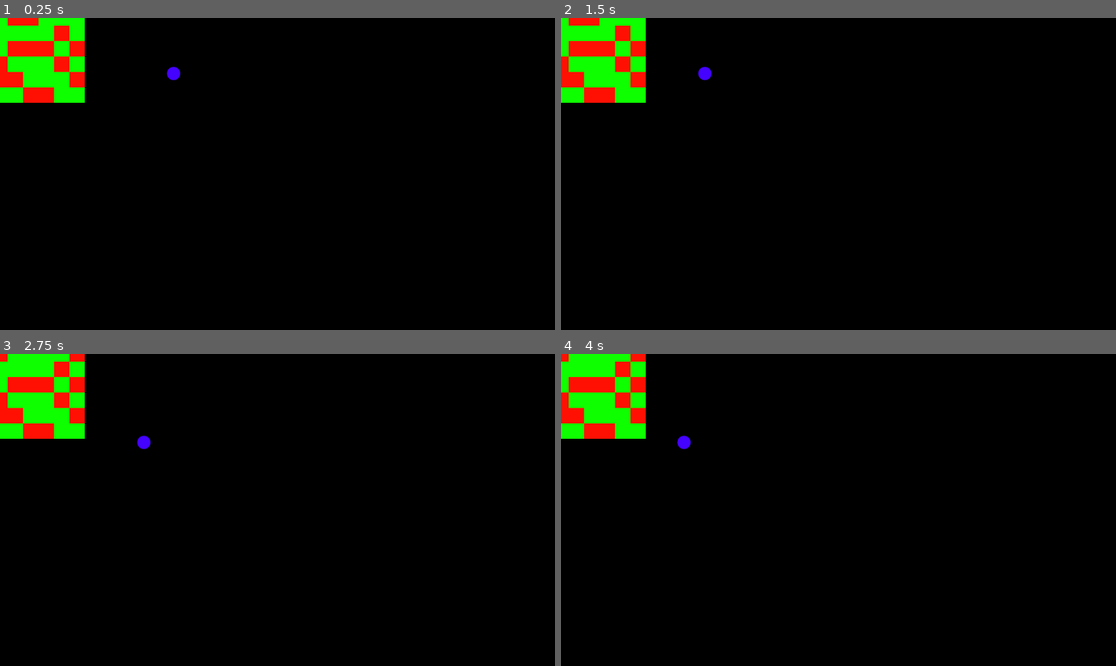
Above: before the commit, frames 1-4 (two rows, left to right).
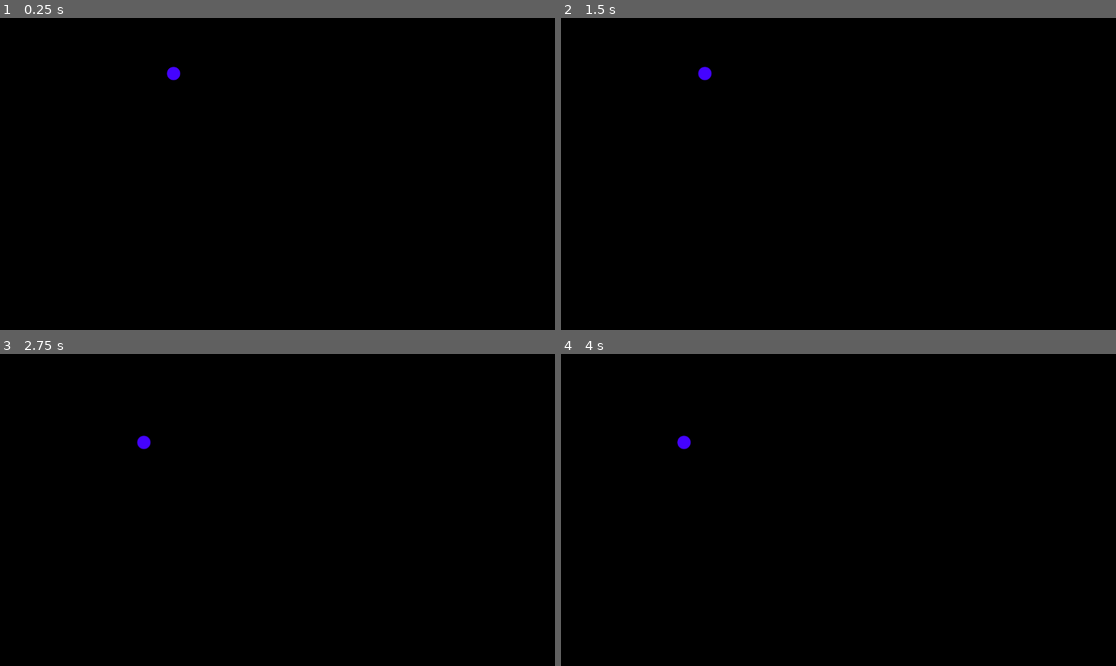
Above: after the commit, the same moments.

Repository: AthertonRoamer/GodotRumble0
Game: Godot game, scene res://world.tscn
Two runs of this game, one before a commit and one after it. Both use one fixed random seed, a clock stepped at 60 frames per second and the inputs below.
Inputs:
- Up to frame 1 (0.25 s): no input
- Up to frame 2 (1.5 s): tap Enter at 0.5 s; hold A (a) 0.53-1.28 s; tap D (d) at 0.8, 1.35 s
- Up to frame 3 (2.75 s): tap S (s) at 1.55 s; tap Space at 2 s; hold S (s) from 2.03 s (still down); tap W (w) at 2.3 s
- Up to frame 4 (4 s): release S (s) at 2.78 s; tap W (w) at 2.85 s; tap A (a) at 3.05 s; tap Enter at 3.5 s; hold A (a) from 3.53 s (still down); tap D (d) at 3.8 s

The runs differ from the first frame. In frame 1, 4.1% of the frame differs, in the area x 0-16%, y 0-28%; in frame 2, 4.1%; in frame 3, 4.1%; in frame 4, 4.1%.
Error after the commit: Parse Error: Expected indented block after function declaration. (res://tile.gd:55)

Commit message:
Added new textures to tiles.

Diff:
--- a/GodotRumbleProject/data.gd
+++ b/GodotRumbleProject/data.gd
@@ -1,8 +1,12 @@
 extends Node
 
+enum{
+	SAFE,
+	DANGER
+}
 
 var player : Node
 var map : Node
 var label : Label
 
-var state_count = 2
+var state_count = 4
--- a/GodotRumbleProject/tile.gd
+++ b/GodotRumbleProject/tile.gd
@@ -3,29 +3,38 @@
 var safe_image = preload("res://filler_art/filler_safe_tile.png")
 var hole_image = preload("res://filler_art/filler_hole_tile.png")
 
+@onready var animatedSprite
+
+var tile_change_time
+
+var animation
 var texture
-
 var sprite
 
 var state = 0
 var map_pos : Vector2
-
-func set_state(new_state):
-	state = new_state
-	if new_state == 0:
-		if sprite is Sprite2D:
-			sprite.texture = safe_image
-		texture = safe_image
-	elif new_state == 1:
-		if sprite is Sprite2D:
-			sprite.texture = hole_image
-		texture = hole_image
 
 # Called when the node enters the scene tree for the first time.
 func _ready():
 	sprite = get_node("Sprite2D")
 	sprite.texture = texture
 
+
+func set_state(new_state):
+	animatedSprite = $AnimatedSprite2D
+	var last_state = state
+	state = new_state
+	match last_state:
+		Data.SAFE:
+			animatedSprite.play("Green_Safe_Flashing")
+
+	match state:
+		Data.SAFE:
+			animatedSprite.play("Green_Safe_Static")
+		Data.DANGER:
+			animatedSprite.play("Red_Danger_Static")
+		_:
+			pass
 
 func random_state():
 	randomize()
@@ -41,3 +50,6 @@
 
 func end_effect_of_state(s):
 	pass
+
+
+func _on_timer_timeout():
--- a/GodotRumbleProject/tile.tscn
+++ b/GodotRumbleProject/tile.tscn
@@ -1,10 +1,664 @@
-[gd_scene load_steps=3 format=3 uid="uid://cb1knpkqhxj5w"]
+[gd_scene load_steps=92 format=3 uid="uid://cb1knpkqhxj5w"]
 
 [ext_resource type="Script" path="res://tile.gd" id="1_81dt2"]
 [ext_resource type="Texture2D" uid="uid://h7f61x4lrybo" path="res://filler_art/filler_safe_tile.png" id="2_8veq4"]
+[ext_resource type="Texture2D" uid="uid://b864t43i3y4la" path="res://Art/Black Tile.png" id="3_lkllq"]
+[ext_resource type="Texture2D" uid="uid://hxuq2f1ooe1j" path="res://Art/Blue Tile.png" id="4_c543e"]
+[ext_resource type="Texture2D" uid="uid://2d8k5iwtscj8" path="res://Art/Brown Tile.png" id="5_v58a0"]
+[ext_resource type="Texture2D" uid="uid://b5pqf5yw0rgfo" path="res://Art/Green Safe Tile spritesheet.png" id="6_tb43o"]
+[ext_resource type="Texture2D" uid="uid://bmon1nsrwwdc2" path="res://Art/Orange Tile.png" id="7_676yx"]
+[ext_resource type="Texture2D" uid="uid://b0g7st0fxwea3" path="res://Art/Red Danger Tile Spritesheet.png" id="8_j1m0s"]
+[ext_resource type="Texture2D" uid="uid://bim5p6etckld6" path="res://Art/White Tile.png" id="9_loa1i"]
+[ext_resource type="Texture2D" uid="uid://jxpquk80mdki" path="res://Art/Yellow Tile.png" id="10_kect1"]
+
+[sub_resource type="AtlasTexture" id="AtlasTexture_nr6pl"]
+atlas = ExtResource("6_tb43o")
+region = Rect2(0, 0, 16, 16)
+
+[sub_resource type="AtlasTexture" id="AtlasTexture_idhkn"]
+atlas = ExtResource("6_tb43o")
+region = Rect2(16, 0, 16, 16)
+
+[sub_resource type="AtlasTexture" id="AtlasTexture_myfad"]
+atlas = ExtResource("6_tb43o")
+region = Rect2(32, 0, 16, 16)
+
+[sub_resource type="AtlasTexture" id="AtlasTexture_ivvod"]
+atlas = ExtResource("6_tb43o")
+region = Rect2(48, 0, 16, 16)
+
+[sub_resource type="AtlasTexture" id="AtlasTexture_y0de1"]
+atlas = ExtResource("6_tb43o")
+region = Rect2(64, 0, 16, 16)
+
+[sub_resource type="AtlasTexture" id="AtlasTexture_rfe5f"]
+atlas = ExtResource("6_tb43o")
+region = Rect2(80, 0, 16, 16)
+
+[sub_resource type="AtlasTexture" id="AtlasTexture_3uapp"]
+atlas = ExtResource("6_tb43o")
+region = Rect2(96, 0, 16, 16)
+
+[sub_resource type="AtlasTexture" id="AtlasTexture_76fch"]
+atlas = ExtResource("6_tb43o")
+region = Rect2(112, 0, 16, 16)
+
+[sub_resource type="AtlasTexture" id="AtlasTexture_u36tu"]
+atlas = ExtResource("6_tb43o")
+region = Rect2(128, 0, 16, 16)
+
+[sub_resource type="AtlasTexture" id="AtlasTexture_p3a7b"]
+atlas = ExtResource("6_tb43o")
+region = Rect2(144, 0, 16, 16)
+
+[sub_resource type="AtlasTexture" id="AtlasTexture_gp7gu"]
+atlas = ExtResource("6_tb43o")
+region = Rect2(0, 16, 16, 16)
+
+[sub_resource type="AtlasTexture" id="AtlasTexture_c25cp"]
+atlas = ExtResource("6_tb43o")
+region = Rect2(16, 16, 16, 16)
+
+[sub_resource type="AtlasTexture" id="AtlasTexture_dhnen"]
+atlas = ExtResource("6_tb43o")
+region = Rect2(32, 16, 16, 16)
+
+[sub_resource type="AtlasTexture" id="AtlasTexture_kiye7"]
+atlas = ExtResource("6_tb43o")
+region = Rect2(48, 16, 16, 16)
+
+[sub_resource type="AtlasTexture" id="AtlasTexture_cqltg"]
+atlas = ExtResource("6_tb43o")
+region = Rect2(64, 16, 16, 16)
+
+[sub_resource type="AtlasTexture" id="AtlasTexture_v74om"]
+atlas = ExtResource("6_tb43o")
+region = Rect2(80, 16, 16, 16)
+
+[sub_resource type="AtlasTexture" id="AtlasTexture_1xqnr"]
+atlas = ExtResource("6_tb43o")
+region = Rect2(96, 16, 16, 16)
+
+[sub_resource type="AtlasTexture" id="AtlasTexture_f5bgy"]
+atlas = ExtResource("6_tb43o")
+region = Rect2(112, 16, 16, 16)
+
+[sub_resource type="AtlasTexture" id="AtlasTexture_tlomk"]
+atlas = ExtResource("6_tb43o")
+region = Rect2(128, 16, 16, 16)
+
+[sub_resource type="AtlasTexture" id="AtlasTexture_80tt3"]
+atlas = ExtResource("6_tb43o")
+region = Rect2(144, 16, 16, 16)
+
+[sub_resource type="AtlasTexture" id="AtlasTexture_ksucb"]
+atlas = ExtResource("6_tb43o")
+region = Rect2(0, 32, 16, 16)
+
+[sub_resource type="AtlasTexture" id="AtlasTexture_2avrm"]
+atlas = ExtResource("6_tb43o")
+region = Rect2(16, 32, 16, 16)
+
+[sub_resource type="AtlasTexture" id="AtlasTexture_6obni"]
+atlas = ExtResource("6_tb43o")
+region = Rect2(32, 32, 16, 16)
+
+[sub_resource type="AtlasTexture" id="AtlasTexture_wu885"]
+atlas = ExtResource("6_tb43o")
+region = Rect2(48, 32, 16, 16)
+
+[sub_resource type="AtlasTexture" id="AtlasTexture_lmegl"]
+atlas = ExtResource("6_tb43o")
+region = Rect2(64, 32, 16, 16)
+
+[sub_resource type="AtlasTexture" id="AtlasTexture_hyu31"]
+atlas = ExtResource("6_tb43o")
+region = Rect2(80, 32, 16, 16)
+
+[sub_resource type="AtlasTexture" id="AtlasTexture_y7op4"]
+atlas = ExtResource("6_tb43o")
+region = Rect2(96, 32, 16, 16)
+
+[sub_resource type="AtlasTexture" id="AtlasTexture_crp3l"]
+atlas = ExtResource("6_tb43o")
+region = Rect2(112, 32, 16, 16)
+
+[sub_resource type="AtlasTexture" id="AtlasTexture_dvhg2"]
+atlas = ExtResource("6_tb43o")
+region = Rect2(128, 32, 16, 16)
+
+[sub_resource type="AtlasTexture" id="AtlasTexture_julsc"]
+atlas = ExtResource("6_tb43o")
+region = Rect2(144, 32, 16, 16)
+
+[sub_resource type="AtlasTexture" id="AtlasTexture_0mn42"]
+atlas = ExtResource("6_tb43o")
+region = Rect2(0, 48, 16, 16)
+
+[sub_resource type="AtlasTexture" id="AtlasTexture_iyi8j"]
+atlas = ExtResource("6_tb43o")
+region = Rect2(16, 48, 16, 16)
+
+[sub_resource type="AtlasTexture" id="AtlasTexture_bn8hy"]
+atlas = ExtResource("6_tb43o")
+region = Rect2(32, 48, 16, 16)
+
+[sub_resource type="AtlasTexture" id="AtlasTexture_htdm4"]
+atlas = ExtResource("6_tb43o")
+region = Rect2(48, 48, 16, 16)
+
+[sub_resource type="AtlasTexture" id="AtlasTexture_r34sw"]
+atlas = ExtResource("6_tb43o")
+region = Rect2(64, 48, 16, 16)
+
+[sub_resource type="AtlasTexture" id="AtlasTexture_rexaj"]
+atlas = ExtResource("6_tb43o")
+region = Rect2(80, 48, 16, 16)
+
+[sub_resource type="AtlasTexture" id="AtlasTexture_ar6h0"]
+atlas = ExtResource("6_tb43o")
+region = Rect2(96, 48, 16, 16)
+
+[sub_resource type="AtlasTexture" id="AtlasTexture_aa8k2"]
+atlas = ExtResource("6_tb43o")
+region = Rect2(112, 48, 16, 16)
+
+[sub_resource type="AtlasTexture" id="AtlasTexture_ecbi6"]
+atlas = ExtResource("6_tb43o")
+region = Rect2(128, 48, 16, 16)
+
+[sub_resource type="AtlasTexture" id="AtlasTexture_0ahec"]
+atlas = ExtResource("6_tb43o")
+region = Rect2(0, 0, 16, 16)
+
+[sub_resource type="AtlasTexture" id="AtlasTexture_5tjqn"]
+atlas = ExtResource("8_j1m0s")
+region = Rect2(0, 0, 16, 16)
+
+[sub_resource type="AtlasTexture" id="AtlasTexture_b74uh"]
+atlas = ExtResource("8_j1m0s")
+region = Rect2(16, 0, 16, 16)
+
+[sub_resource type="AtlasTexture" id="AtlasTexture_5iyp5"]
+atlas = ExtResource("8_j1m0s")
+region = Rect2(32, 0, 16, 16)
+
+[sub_resource type="AtlasTexture" id="AtlasTexture_skrmn"]
+atlas = ExtResource("8_j1m0s")
+region = Rect2(48, 0, 16, 16)
+
+[sub_resource type="AtlasTexture" id="AtlasTexture_c5gki"]
+atlas = ExtResource("8_j1m0s")
+region = Rect2(64, 0, 16, 16)
+
+[sub_resource type="AtlasTexture" id="AtlasTexture_susqi"]
+atlas = ExtResource("8_j1m0s")
+region = Rect2(80, 0, 16, 16)
+
+[sub_resource type="AtlasTexture" id="AtlasTexture_5lkc7"]
+atlas = ExtResource("8_j1m0s")
+region = Rect2(96, 0, 16, 16)
+
+[sub_resource type="AtlasTexture" id="AtlasTexture_7uybc"]
+atlas = ExtResource("8_j1m0s")
+region = Rect2(112, 0, 16, 16)
+
+[sub_resource type="AtlasTexture" id="AtlasTexture_iydao"]
+atlas = ExtResource("8_j1m0s")
+region = Rect2(128, 0, 16, 16)
+
+[sub_resource type="AtlasTexture" id="AtlasTexture_q8lqw"]
+atlas = ExtResource("8_j1m0s")
+region = Rect2(144, 0, 16, 16)
+
+[sub_resource type="AtlasTexture" id="AtlasTexture_6r37t"]
+atlas = ExtResource("8_j1m0s")
+region = Rect2(0, 16, 16, 16)
+
+[sub_resource type="AtlasTexture" id="AtlasTexture_sr8n6"]
+atlas = ExtResource("8_j1m0s")
+region = Rect2(16, 16, 16, 16)
+
+[sub_resource type="AtlasTexture" id="AtlasTexture_qmyt3"]
+atlas = ExtResource("8_j1m0s")
+region = Rect2(32, 16, 16, 16)
+
+[sub_resource type="AtlasTexture" id="AtlasTexture_dpyoc"]
+atlas = ExtResource("8_j1m0s")
+region = Rect2(48, 16, 16, 16)
+
+[sub_resource type="AtlasTexture" id="AtlasTexture_674mr"]
+atlas = ExtResource("8_j1m0s")
+region = Rect2(64, 16, 16, 16)
+
+[sub_resource type="AtlasTexture" id="AtlasTexture_babh8"]
+atlas = ExtResource("8_j1m0s")
+region = Rect2(80, 16, 16, 16)
+
+[sub_resource type="AtlasTexture" id="AtlasTexture_6uvh7"]
+atlas = ExtResource("8_j1m0s")
+region = Rect2(96, 16, 16, 16)
+
+[sub_resource type="AtlasTexture" id="AtlasTexture_kjy4w"]
+atlas = ExtResource("8_j1m0s")
+region = Rect2(112, 16, 16, 16)
+
+[sub_resource type="AtlasTexture" id="AtlasTexture_y2cj5"]
+atlas = ExtResource("8_j1m0s")
+region = Rect2(128, 16, 16, 16)
+
+[sub_resource type="AtlasTexture" id="AtlasTexture_sv8rh"]
+atlas = ExtResource("8_j1m0s")
+region = Rect2(144, 16, 16, 16)
+
+[sub_resource type="AtlasTexture" id="AtlasTexture_vduss"]
+atlas = ExtResource("8_j1m0s")
+region = Rect2(0, 32, 16, 16)
+
+[sub_resource type="AtlasTexture" id="AtlasTexture_vtwg0"]
+atlas = ExtResource("8_j1m0s")
+region = Rect2(16, 32, 16, 16)
+
+[sub_resource type="AtlasTexture" id="AtlasTexture_q0gje"]
+atlas = ExtResource("8_j1m0s")
+region = Rect2(32, 32, 16, 16)
+
+[sub_resource type="AtlasTexture" id="AtlasTexture_od4u2"]
+atlas = ExtResource("8_j1m0s")
+region = Rect2(48, 32, 16, 16)
+
+[sub_resource type="AtlasTexture" id="AtlasTexture_blswg"]
+atlas = ExtResource("8_j1m0s")
+region = Rect2(64, 32, 16, 16)
+
+[sub_resource type="AtlasTexture" id="AtlasTexture_rap22"]
+atlas = ExtResource("8_j1m0s")
+region = Rect2(80, 32, 16, 16)
+
+[sub_resource type="AtlasTexture" id="AtlasTexture_s4kkl"]
+atlas = ExtResource("8_j1m0s")
+region = Rect2(96, 32, 16, 16)
+
+[sub_resource type="AtlasTexture" id="AtlasTexture_b3akk"]
+atlas = ExtResource("8_j1m0s")
+region = Rect2(112, 32, 16, 16)
+
+[sub_resource type="AtlasTexture" id="AtlasTexture_anjt0"]
+atlas = ExtResource("8_j1m0s")
+region = Rect2(128, 32, 16, 16)
+
+[sub_resource type="AtlasTexture" id="AtlasTexture_nsv12"]
+atlas = ExtResource("8_j1m0s")
+region = Rect2(144, 32, 16, 16)
+
+[sub_resource type="AtlasTexture" id="AtlasTexture_yqt33"]
+atlas = ExtResource("8_j1m0s")
+region = Rect2(0, 48, 16, 16)
+
+[sub_resource type="AtlasTexture" id="AtlasTexture_so0fb"]
+atlas = ExtResource("8_j1m0s")
+region = Rect2(16, 48, 16, 16)
+
+[sub_resource type="AtlasTexture" id="AtlasTexture_05sdm"]
+atlas = ExtResource("8_j1m0s")
+region = Rect2(32, 48, 16, 16)
+
+[sub_resource type="AtlasTexture" id="AtlasTexture_i3pp4"]
+atlas = ExtResource("8_j1m0s")
+region = Rect2(48, 48, 16, 16)
+
+[sub_resource type="AtlasTexture" id="AtlasTexture_yc73k"]
+atlas = ExtResource("8_j1m0s")
+region = Rect2(64, 48, 16, 16)
+
+[sub_resource type="AtlasTexture" id="AtlasTexture_2stp2"]
+atlas = ExtResource("8_j1m0s")
+region = Rect2(80, 48, 16, 16)
+
+[sub_resource type="AtlasTexture" id="AtlasTexture_sa6bx"]
+atlas = ExtResource("8_j1m0s")
+region = Rect2(96, 48, 16, 16)
+
+[sub_resource type="AtlasTexture" id="AtlasTexture_jsmmu"]
+atlas = ExtResource("8_j1m0s")
+region = Rect2(112, 48, 16, 16)
+
+[sub_resource type="AtlasTexture" id="AtlasTexture_yjm7m"]
+atlas = ExtResource("8_j1m0s")
+region = Rect2(128, 48, 16, 16)
+
+[sub_resource type="AtlasTexture" id="AtlasTexture_gh0ms"]
+atlas = ExtResource("8_j1m0s")
+region = Rect2(0, 0, 16, 16)
+
+[sub_resource type="SpriteFrames" id="SpriteFrames_336rp"]
+animations = [{
+"frames": [{
+"duration": 1.0,
+"texture": ExtResource("3_lkllq")
+}],
+"loop": true,
+"name": &"Black_Static",
+"speed": 5.0
+}, {
+"frames": [{
+"duration": 1.0,
+"texture": ExtResource("4_c543e")
+}],
+"loop": true,
+"name": &"Blue_Static",
+"speed": 5.0
+}, {
+"frames": [{
+"duration": 1.0,
+"texture": ExtResource("5_v58a0")
+}],
+"loop": true,
+"name": &"Brown_Static",
+"speed": 5.0
+}, {
+"frames": [],
+"loop": true,
+"name": &"Cyan_Static",
+"speed": 5.0
+}, {
+"frames": [{
+"duration": 1.0,
+"texture": SubResource("AtlasTexture_nr6pl")
+}, {
+"duration": 1.0,
+"texture": SubResource("AtlasTexture_idhkn")
+}, {
+"duration": 1.0,
+"texture": SubResource("AtlasTexture_myfad")
+}, {
+"duration": 1.0,
+"texture": SubResource("AtlasTexture_ivvod")
+}, {
+"duration": 1.0,
+"texture": SubResource("AtlasTexture_y0de1")
+}, {
+"duration": 1.0,
+"texture": SubResource("AtlasTexture_rfe5f")
+}, {
+"duration": 1.0,
+"texture": SubResource("AtlasTexture_3uapp")
+}, {
+"duration": 1.0,
+"texture": SubResource("AtlasTexture_76fch")
+}, {
+"duration": 1.0,
+"texture": SubResource("AtlasTexture_u36tu")
+}, {
+"duration": 1.0,
+"texture": SubResource("AtlasTexture_p3a7b")
+}, {
+"duration": 1.0,
+"texture": SubResource("AtlasTexture_gp7gu")
+}, {
+"duration": 1.0,
+"texture": SubResource("AtlasTexture_c25cp")
+}, {
+"duration": 1.0,
+"texture": SubResource("AtlasTexture_dhnen")
+}, {
+"duration": 1.0,
+"texture": SubResource("AtlasTexture_kiye7")
+}, {
+"duration": 1.0,
+"texture": SubResource("AtlasTexture_cqltg")
+}, {
+"duration": 1.0,
+"texture": SubResource("AtlasTexture_v74om")
+}, {
+"duration": 1.0,
+"texture": SubResource("AtlasTexture_1xqnr")
+}, {
+"duration": 1.0,
+"texture": SubResource("AtlasTexture_f5bgy")
+}, {
+"duration": 1.0,
+"texture": SubResource("AtlasTexture_tlomk")
+}, {
+"duration": 1.0,
+"texture": SubResource("AtlasTexture_80tt3")
+}, {
+"duration": 1.0,
+"texture": SubResource("AtlasTexture_ksucb")
+}, {
+"duration": 1.0,
+"texture": SubResource("AtlasTexture_2avrm")
+}, {
+"duration": 1.0,
+"texture": SubResource("AtlasTexture_6obni")
+}, {
+"duration": 1.0,
+"texture": SubResource("AtlasTexture_wu885")
+}, {
+"duration": 1.0,
+"texture": SubResource("AtlasTexture_lmegl")
+}, {
+"duration": 1.0,
+"texture": SubResource("AtlasTexture_hyu31")
+}, {
+"duration": 1.0,
+"texture": SubResource("AtlasTexture_y7op4")
+}, {
+"duration": 1.0,
+"texture": SubResource("AtlasTexture_crp3l")
+}, {
+"duration": 1.0,
+"texture": SubResource("AtlasTexture_dvhg2")
+}, {
+"duration": 1.0,
+"texture": SubResource("AtlasTexture_julsc")
+}, {
+"duration": 1.0,
+"texture": SubResource("AtlasTexture_0mn42")
+}, {
+"duration": 1.0,
+"texture": SubResource("AtlasTexture_iyi8j")
+}, {
+"duration": 1.0,
+"texture": SubResource("AtlasTexture_bn8hy")
+}, {
+"duration": 1.0,
+"texture": SubResource("AtlasTexture_htdm4")
+}, {
+"duration": 1.0,
+"texture": SubResource("AtlasTexture_r34sw")
+}, {
+"duration": 1.0,
+"texture": SubResource("AtlasTexture_rexaj")
+}, {
+"duration": 1.0,
+"texture": SubResource("AtlasTexture_ar6h0")
+}, {
+"duration": 1.0,
+"texture": SubResource("AtlasTexture_aa8k2")
+}, {
+"duration": 1.0,
+"texture": SubResource("AtlasTexture_ecbi6")
+}],
+"loop": true,
+"name": &"Green_Safe_Flashing",
+"speed": 12.0
+}, {
+"frames": [{
+"duration": 1.0,
+"texture": SubResource("AtlasTexture_0ahec")
+}],
+"loop": true,
+"name": &"Green_Safe_Static",
+"speed": 5.0
+}, {
+"frames": [{
+"duration": 1.0,
+"texture": ExtResource("7_676yx")
+}],
+"loop": true,
+"name": &"Orange_Static",
+"speed": 5.0
+}, {
+"frames": [{
+"duration": 1.0,
+"texture": SubResource("AtlasTexture_5tjqn")
+}, {
+"duration": 1.0,
+"texture": SubResource("AtlasTexture_b74uh")
+}, {
+"duration": 1.0,
+"texture": SubResource("AtlasTexture_5iyp5")
+}, {
+"duration": 1.0,
+"texture": SubResource("AtlasTexture_skrmn")
+}, {
+"duration": 1.0,
+"texture": SubResource("AtlasTexture_c5gki")
+}, {
+"duration": 1.0,
+"texture": SubResource("AtlasTexture_susqi")
+}, {
+"duration": 1.0,
+"texture": SubResource("AtlasTexture_5lkc7")
+}, {
+"duration": 1.0,
+"texture": SubResource("AtlasTexture_7uybc")
+}, {
+"duration": 1.0,
+"texture": SubResource("AtlasTexture_iydao")
+}, {
+"duration": 1.0,
+"texture": SubResource("AtlasTexture_q8lqw")
+}, {
+"duration": 1.0,
+"texture": SubResource("AtlasTexture_6r37t")
+}, {
+"duration": 1.0,
+"texture": SubResource("AtlasTexture_sr8n6")
+}, {
+"duration": 1.0,
+"texture": SubResource("AtlasTexture_qmyt3")
+}, {
+"duration": 1.0,
+"texture": SubResource("AtlasTexture_dpyoc")
+}, {
+"duration": 1.0,
+"texture": SubResource("AtlasTexture_674mr")
+}, {
+"duration": 1.0,
+"texture": SubResource("AtlasTexture_babh8")
+}, {
+"duration": 1.0,
+"texture": SubResource("AtlasTexture_6uvh7")
+}, {
+"duration": 1.0,
+"texture": SubResource("AtlasTexture_kjy4w")
+}, {
+"duration": 1.0,
+"texture": SubResource("AtlasTexture_y2cj5")
+}, {
+"duration": 1.0,
+"texture": SubResource("AtlasTexture_sv8rh")
+}, {
+"duration": 1.0,
+"texture": SubResource("AtlasTexture_vduss")
+}, {
+"duration": 1.0,
+"texture": SubResource("AtlasTexture_vtwg0")
+}, {
+"duration": 1.0,
+"texture": SubResource("AtlasTexture_q0gje")
+}, {
+"duration": 1.0,
+"texture": SubResource("AtlasTexture_od4u2")
+}, {
+"duration": 1.0,
+"texture": SubResource("AtlasTexture_blswg")
+}, {
+"duration": 1.0,
+"texture": SubResource("AtlasTexture_rap22")
+}, {
+"duration": 1.0,
+"texture": SubResource("AtlasTexture_s4kkl")
+}, {
+"duration": 1.0,
+"texture": SubResource("AtlasTexture_b3akk")
+}, {
+"duration": 1.0,
+"texture": SubResource("AtlasTexture_anjt0")
+}, {
+"duration": 1.0,
+"texture": SubResource("AtlasTexture_nsv12")
+}, {
+"duration": 1.0,
+"texture": SubResource("AtlasTexture_yqt33")
+}, {
+"duration": 1.0,
+"texture": SubResource("AtlasTexture_so0fb")
+}, {
+"duration": 1.0,
+"texture": SubResource("AtlasTexture_05sdm")
+}, {
+"duration": 1.0,
+"texture": SubResource("AtlasTexture_i3pp4")
+}, {
+"duration": 1.0,
+"texture": SubResource("AtlasTexture_yc73k")
+}, {
+"duration": 1.0,
+"texture": SubResource("AtlasTexture_2stp2")
+}, {
+"duration": 1.0,
+"texture": SubResource("AtlasTexture_sa6bx")
+}, {
+"duration": 1.0,
+"texture": SubResource("AtlasTexture_jsmmu")
+}, {
+"duration": 1.0,
+"texture": SubResource("AtlasTexture_yjm7m")
+}],
+"loop": true,
+"name": &"Red_Danger_Flashing",
+"speed": 12.0
+}, {
+"frames": [{
+"duration": 1.0,
+"texture": SubResource("AtlasTexture_gh0ms")
+}],
+"loop": true,
+"name": &"Red_Danger_Static",
+"speed": 5.0
+}, {
+"frames": [{
+"duration": 1.0,
+"texture": ExtResource("9_loa1i")
+}],
+"loop": true,
+"name": &"White_Static",
+"speed": 5.0
+}, {
+"frames": [{
+"duration": 1.0,
+"texture": ExtResource("10_kect1")
+}],
+"loop": true,
+"name": &"Yellow_Static",
+"speed": 5.0
+}]
 
 [node name="Tile" type="Node2D"]
 script = ExtResource("1_81dt2")
 
 [node name="Sprite2D" type="Sprite2D" parent="."]
+visible = false
 texture = ExtResource("2_8veq4")
+
+[node name="AnimatedSprite2D" type="AnimatedSprite2D" parent="."]
+scale = Vector2(1.8, 1.8)
+sprite_frames = SubResource("SpriteFrames_336rp")
+animation = &"Green_Safe_Static"
+
+[node name="Timer" type="Timer" parent="."]
+
+[connection signal="timeout" from="Timer" to="." method="_on_timer_timeout"]
Binary file added: GodotRumbleProject/Art/Black Tile.png
Not shown, added: GodotRumbleProject/Art/Black Tile.png.import
Binary file added: GodotRumbleProject/Art/Blue Tile.png
Not shown, added: GodotRumbleProject/Art/Blue Tile.png.import
Binary file added: GodotRumbleProject/Art/Brown Tile.png
Not shown, added: GodotRumbleProject/Art/Brown Tile.png.import
Binary file added: GodotRumbleProject/Art/Carrot Pickup SpriteSheet.png
Not shown, added: GodotRumbleProject/Art/Carrot Pickup SpriteSheet.png.import
Binary file added: GodotRumbleProject/Art/Cyan Tile.png
Not shown, added: GodotRumbleProject/Art/Cyan Tile.png.import
Binary file added: GodotRumbleProject/Art/Green Safe Tile spritesheet.png
Not shown, added: GodotRumbleProject/Art/Green Safe Tile spritesheet.png.import
(and 10 more such lines)
